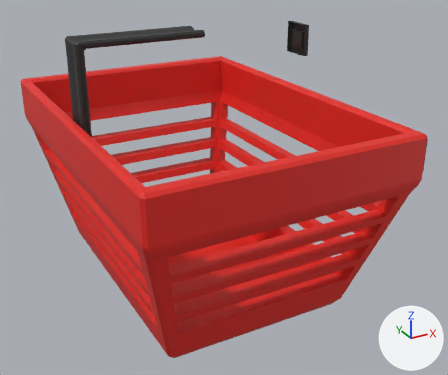
The glTF model public/meshes/basket.glb as it was, and as the next commit left it.
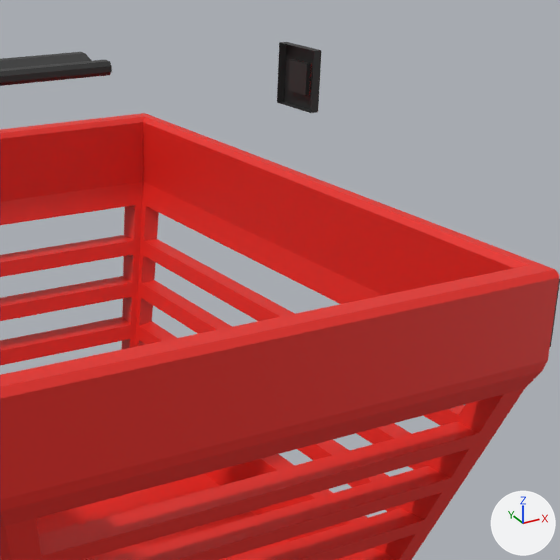
There are two pictures of each version: one whole from a camera (50 mm lens) standing at (-0.777, -1.587, 0.839) and looking at (0.059, -0.067, 0.079), one close up on the part from 33% to 95% of the width and 0% to 74% of the height. Lighting does not change. The marker at lower right points along +X, +Y and +Z. Where no turn or scale is listed for an object, it has been applied to the vertices. Vertices at the same position are counted once.

In view in the first close-up: 'Basket', 'Basket_Button_Frame', 'Basket_Handle'.
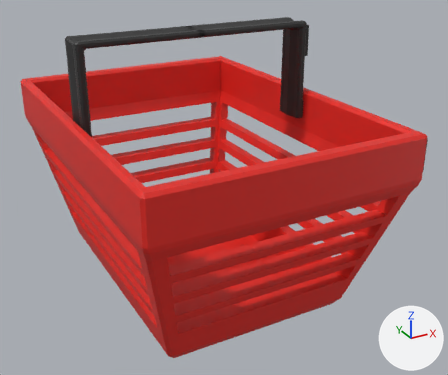
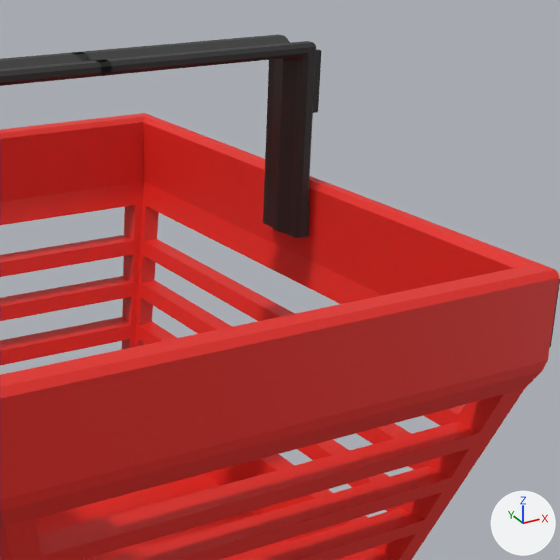
The newer file is also turned or shifted as a whole; pictures and numbers use the older file's frame.

Changed parts and their boxes [x1, y1, x2, y2] in the close-ups (560 x 560 px):
'Basket_Handle', reshaped: before [0, 52, 112, 86]; after [0, 34, 316, 238]
part 1 of me_cube_002, added: after [73, 34, 316, 238]
'Basket_Button_Frame', unchanged, covered by the edit: before [277, 42, 321, 113]; after [313, 49, 321, 113]

Patch to the scene script:
```diff
--- a/public/meshes/basket.glb.py
+++ b/public/meshes/basket.glb.py
@@ me_cube_002 @@
 me_cube_002.from_pydata(...)  # 80 vertices, 156 faces; spans x -0.352..0.008, y -0.051..0.051, z 0.183..0.481
 # used by ob_basket_handle; location = (0.002, 0.003, 0.068)
+# me_cube_002 part 1: the loose piece of 80 vertices spanning x -0.352..0.008, y -0.051..0.051, z 0.183..0.481 is copied, and the copy is mirrored in x about the mesh origin; it spans x -0.008..0.352, y -0.051..0.051, z 0.183..0.481
 me_cube_002.materials.append(mat_material_002)
```
